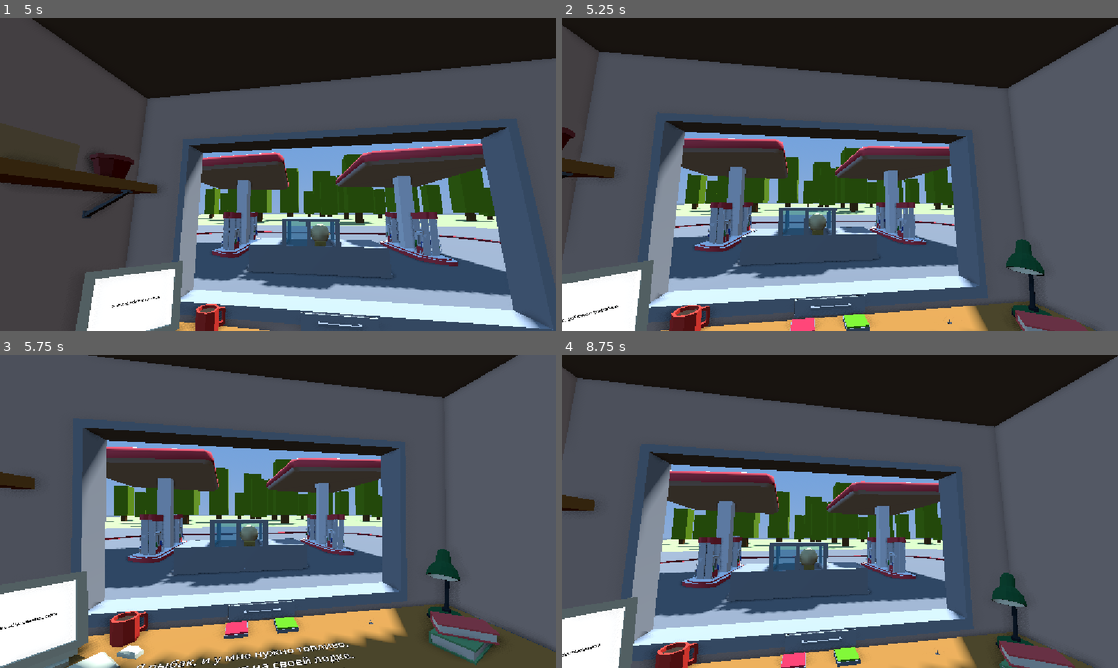
Above: before the commit, frames 1-4 (two rows, left to right).
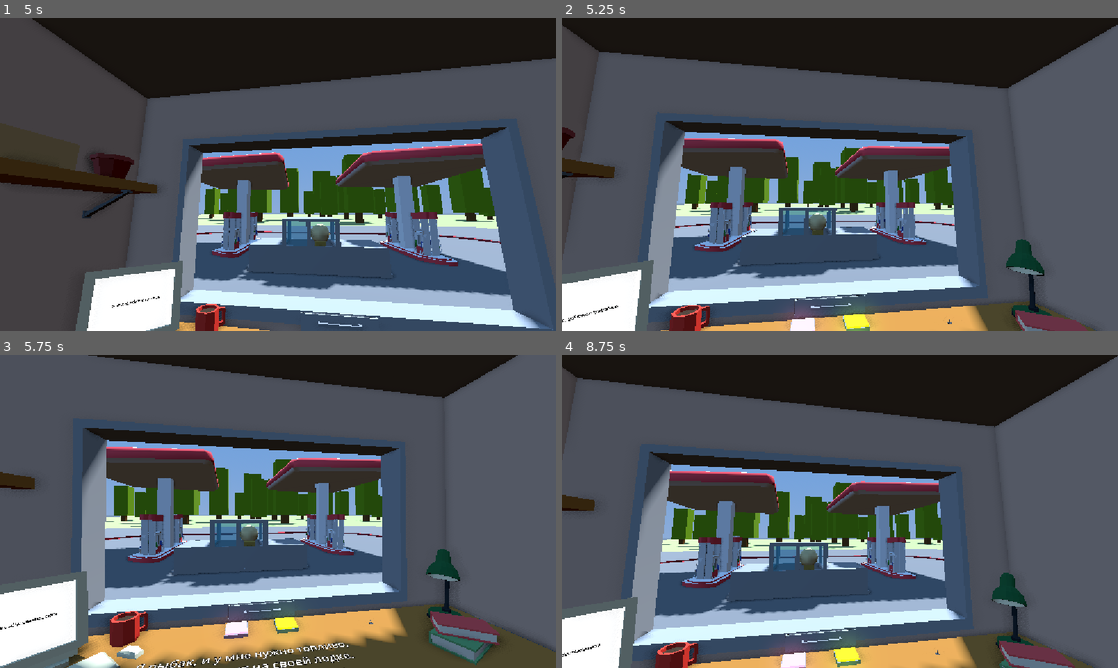
Above: after the commit, the same moments.

Repository: RolicsVin/AZS
Game: Godot game, scene res://scenes/game.tscn
Two runs of this game, one before a commit and one after it. Both use one fixed random seed, a clock stepped at 60 frames per second and the inputs below. This scene is started directly instead of the project's main scene.
Inputs (mouse positions are in pixels of both pictures, inside the frame that each line leads up to):
- Up to frame 1 (5 s): tap Enter (ui_accept) at 0.5, 0.77, 1.52, 3.02, 3.77, 4.52 s; move the mouse to (400, 158) at 0.52 s; hold Right (ui_right) 0.53-1.28 s; click (400, 158) at 0.6 s; move the mouse to (166, 190) at 1.27 s; hold Down (ui_down) 1.28-2.03 s; click (166, 190) at 1.35 s; move the mouse to (333, 105) at 2.02 s; hold Right (ui_right) 2.03-2.78 s; click (333, 105) at 2.1 s; move the mouse to (250, 237) at 2.77 s; hold Up (ui_up) 2.78-3.53 s; click (250, 237) at 2.85 s; move the mouse to (444, 221) at 3.52 s; hold Left (ui_left) from 3.53 s (still down); click (444, 221) at 3.6 s; move the mouse to (111, 127) at 4.27 s; click (111, 127) at 4.35 s
- Up to frame 2 (5.25 s): move the mouse to (867, 174) at 5.02 s; release Left (ui_left) at 5.03 s; hold Down (ui_down) from 5.03 s (still down); click (867, 174) at 5.1 s
- Up to frame 3 (5.75 s): keep holding Down (ui_down)
- Up to frame 4 (8.75 s): move the mouse to (756, 433) at 5.77 s; release Down (ui_down) at 5.78 s; hold Right (ui_right) 5.78-6.53 s; click (756, 433) at 5.85 s; tap Enter (ui_accept) at 6.02, 6.77, 7.52 s; move the mouse to (962, 495) at 6.52 s; hold Up (ui_up) 6.53-7.28 s; click (962, 495) at 6.6 s; move the mouse to (728, 527) at 7.27 s; hold Right (ui_right) 7.28-8.03 s; click (728, 527) at 7.35 s; move the mouse to (895, 442) at 8.02 s; hold Down (ui_down) from 8.03 s (still down); click (895, 442) at 8.1 s

Frame 1 is identical in both runs. In frame 2, 0.7% of the frame differs, in the area x 40-56%, y 92-100%; in frame 3, 0.5%; in frame 4, 0.8%, in the area x 38-54%, y 90-100%.
Error in both runs: Trying to assign value of type 'Node3D' to a variable of type 'buttons.gd'. (res://scenes/camera_3d.gd:32)

Commit message:
Fix inherited button initialization and emission animation

Diff:
--- a/scenes/accert.gd
+++ b/scenes/accert.gd
@@ -1,21 +1,41 @@
 extends AreaButon
 
-@onready var mat = $MeshInstance3D.get_active_material(0)
-# Called when the node enters the scene tree for the first time.
-func _ready() -> void:
-	pass # Replace with function body.
+@onready var mat: StandardMaterial3D = $MeshInstance3D.get_active_material(0) as StandardMaterial3D
+
+var emission_tween: Tween
 
 
-# Called every frame. 'delta' is the elapsed time since the previous frame.
-func _process(delta: float) -> void:
-	pass
+func _ready() -> void:
+	super._ready()
+
+	if mat == null:
+		push_error("Accert: не удалось получить материал MeshInstance3D.")
+		return
+
+	# Для свечения необходимо явно включить emission.
+	mat.emission_enabled = true
+	mat.emission = mat.albedo_color
+	mat.emission_energy_multiplier = 0.0
 
 
 func on() -> void:
 	super.on()
-	mat.emission_energy_multiplier = 6
+	_animate_emission(6.0)
 
 
 func off() -> void:
 	super.off()
-	mat.emission_energy_multiplier = 0
+	_animate_emission(0.0)
+
+
+func _animate_emission(target: float) -> void:
+	if mat == null:
+		return
+
+	if emission_tween and emission_tween.is_running():
+		emission_tween.kill()
+
+	emission_tween = create_tween()
+	emission_tween.set_trans(Tween.TRANS_QUAD)
+	emission_tween.set_ease(Tween.EASE_OUT)
+	emission_tween.tween_property(mat, "emission_energy_multiplier", target, 0.2)
